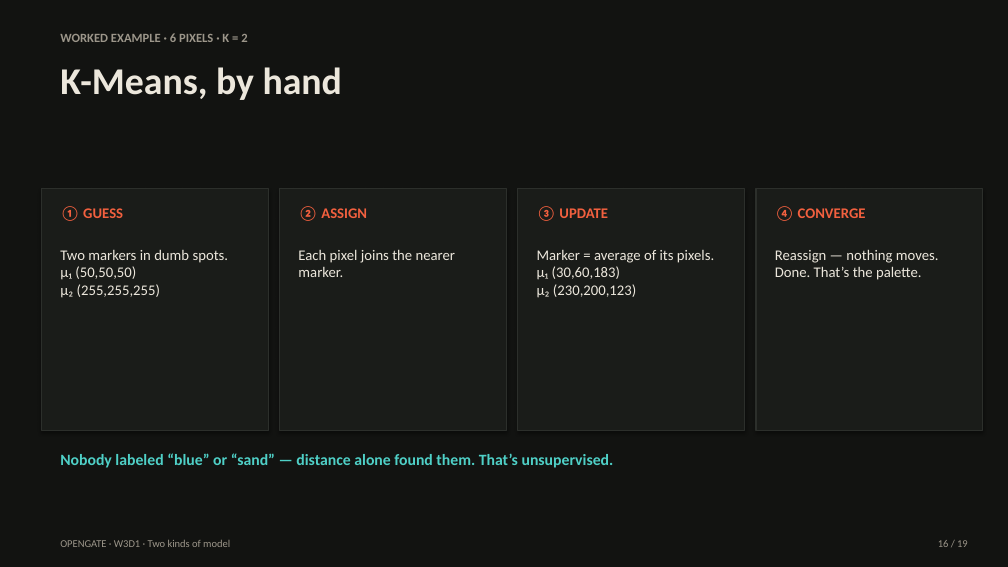
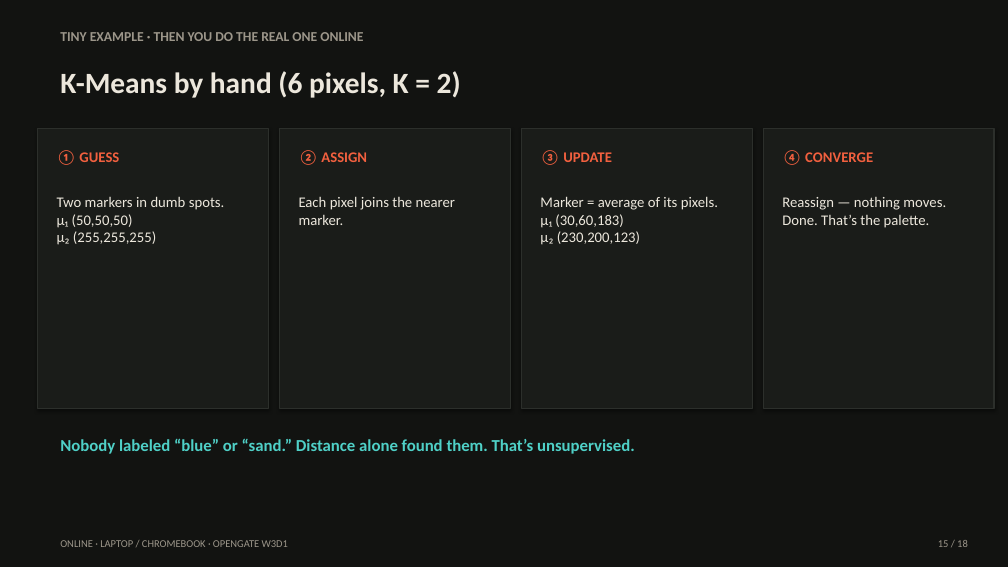
Before and after one commit to lemoon01110/chroma-kmeans-color-lab, a slide deck: slide 15 of opengate-assets/Opengate-W3D1-Two-Kinds-of-Model.pptx (slide 16 before the commit). Drawn at 1008x567 pixels with LibreOffice and Linux fonts; fonts in the diff are those of the drawing. Boxes give left, top, right and bottom in pixels: in the first picture for what was removed or moved away, otherwise in the second. Text is boxed around its words. In the diff, an @@ line names an element or a change of style, - is before the commit and + after.

```diff
--- a/opengate-assets/Opengate-W3D1-Two-Kinds-of-Model.pptx
+++ b/opengate-assets/Opengate-W3D1-Two-Kinds-of-Model.pptx
@@ text removed at [60, 33, 247, 42] @@
-WORKED EXAMPLE · 6 PIXELS · K = 2
@@ text added at [60, 32, 363, 41], 13 pt, text #9C968A, bold @@
+TINY EXAMPLE · THEN YOU DO THE REAL ONE ONLINE
@@ text at [60, 71, 461, 98]: text changed; size 36 to 28 pt @@
-K-Means, by hand
+K-Means by hand (6 pixels, K = 2)
@@ rectangle: place and size @@
-rectangle at [42, 189, 268, 431]
+rectangle at [38, 129, 268, 408]
@@ text "① GUESS": place and size @@
-text "① GUESS" at [60, 206, 123, 221]
+text "① GUESS" at [57, 150, 119, 165]
@@ rectangle: place and size @@
-rectangle at [280, 189, 507, 431]
+rectangle at [280, 129, 510, 408]
@@ text "② ASSIGN": place and size @@
-text "② ASSIGN" at [298, 206, 367, 221]
+text "② ASSIGN" at [299, 150, 367, 165]
@@ rectangle: place and size @@
-rectangle at [518, 189, 745, 431]
+rectangle at [522, 129, 752, 408]
@@ text "③ UPDATE": place and size @@
-text "③ UPDATE" at [537, 206, 608, 221]
+text "③ UPDATE" at [540, 150, 612, 165]
@@ outline #2C2F2B 1 pt to #2C2F2B 1.25 pt in 4 elements at [38, 129, 268, 408], [280, 129, 510, 408], [522, 129, 752, 408], [764, 129, 994, 408] @@
@@ rectangle: place and size @@
-rectangle at [756, 189, 983, 431]
+rectangle at [764, 129, 994, 408]
@@ less space between paragraphs in 8 elements at [299, 196, 455, 225], [57, 196, 225, 245], [540, 196, 718, 245], [782, 197, 946, 228], [299, 150, 367, 165], [57, 150, 119, 165], [540, 150, 612, 165], [782, 150, 873, 165] @@
@@ text "④ CONVERGE": place and size @@
-text "④ CONVERGE" at [775, 206, 866, 221]
+text "④ CONVERGE" at [782, 150, 873, 165]
@@ text "Two markers in dumb spots. ...": place and size @@
-text "Two markers in dumb spots. ..." at [60, 249, 229, 298]
+text "Two markers in dumb spots. ..." at [57, 196, 225, 245]
@@ text "Each pixel joins the nearer ...": place and size @@
-text "Each pixel joins the nearer ..." at [298, 249, 455, 277]
+text "Each pixel joins the nearer ..." at [299, 196, 455, 225]
@@ text "Marker = average of its ...": place and size @@
-text "Marker = average of its ..." at [537, 250, 714, 298]
+text "Marker = average of its ..." at [540, 196, 718, 245]
@@ text "Reassign — nothing moves. Done. ...": place and size @@
-text "Reassign — nothing moves. Done. ..." at [775, 249, 939, 280]
+text "Reassign — nothing moves. Done. ..." at [782, 197, 946, 228]
@@ text at [60, 439, 635, 454]: text changed; size 15 to 16 pt @@
-Nobody labeled “blue” or “sand” — distance alone found them. That’s unsupervised.
+Nobody labeled “blue” or “sand.” Distance alone found them. That’s unsupervised.
@@ text at [60, 540, 288, 547]: text changed @@
-OPENGATE · W3D1 · Two kinds of model
+ONLINE · LAPTOP / CHROMEBOOK · OPENGATE W3D1
```
Also in this commit, not shown: 8 other slides changed, 9 slides added, 10 slides removed, 1 other file.
